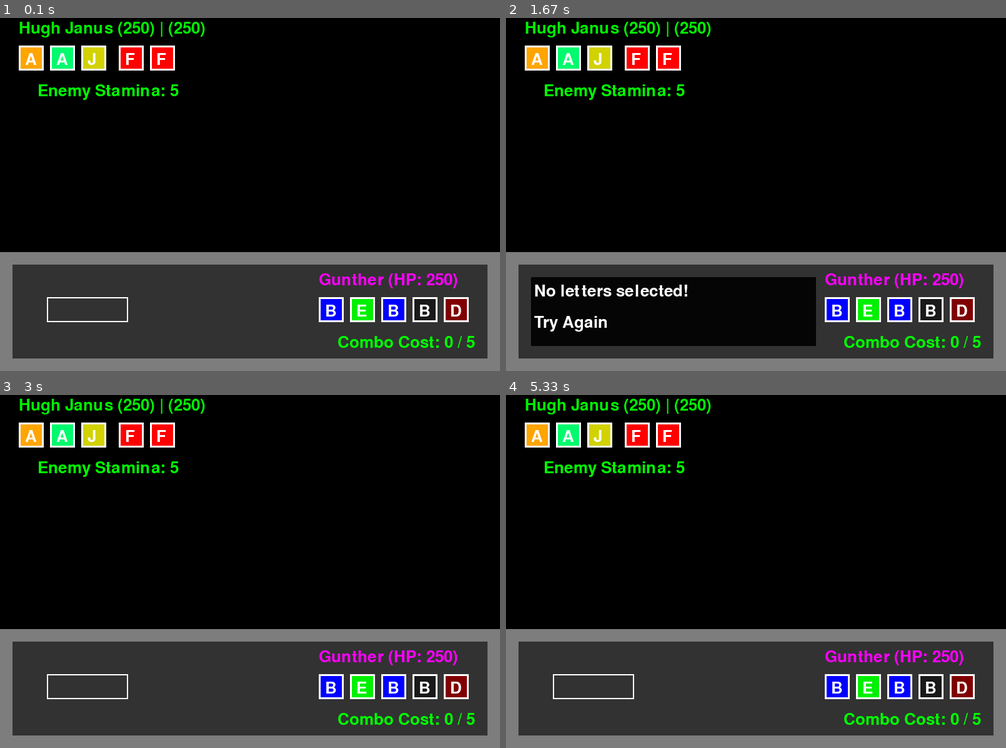
Above: before the commit, frames 1-4 (two rows, left to right).
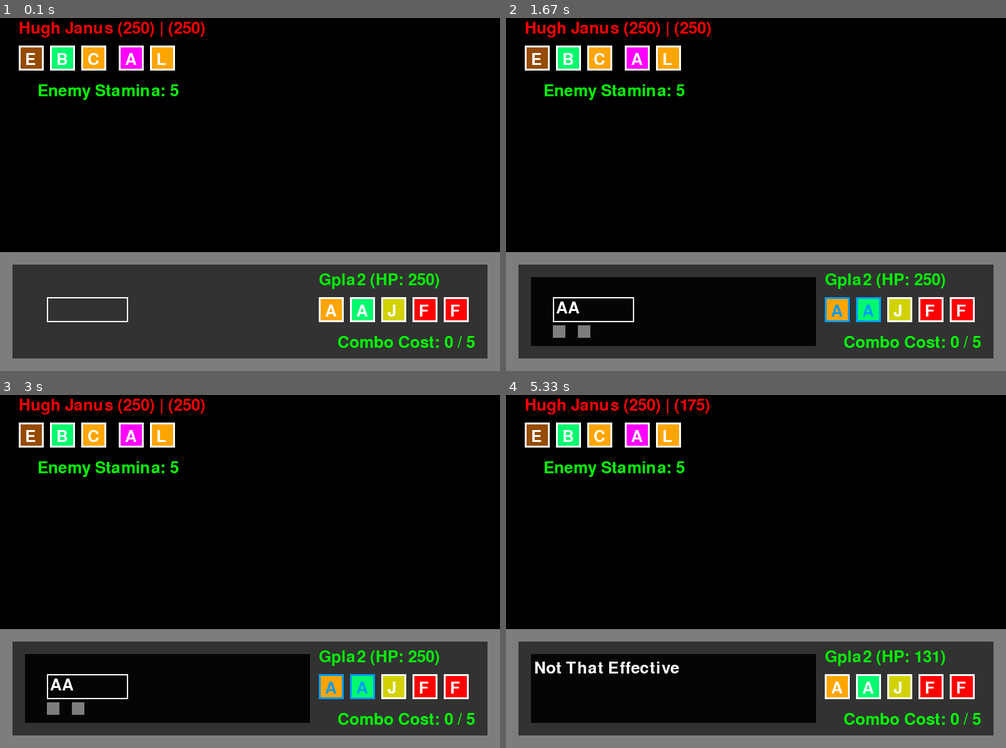
Above: after the commit, the same moments.

Repository: LWhite200/pygames
Game: pygame game, started from WordBound/WordBound.py
The game is run twice, just before and just after one commit, with the same random seed, the same clock (stepped at 60 frames per second) and the same inputs.
Inputs (mouse positions are in pixels of both pictures, inside the frame that each line leads up to):
- Up to frame 1 (0.1 s): no input
- Up to frame 2 (1.67 s): click "A" at 0.38 s; click "A" at 0.72 s; tap Enter at 1 s
- Up to frame 3 (3 s): tap Enter at 1.83 s
- Up to frame 4 (5.33 s): click (586, 709) at 3.22 s; tap Space at 4, 4.4, 4.7 s; click (636, 624) at 4.88 s; click (646, 493) at 5.22 s

The runs differ from the first frame. In frame 1, 3.5% of the frame differs, in the area x 3-94%, y 1-86%; in frame 2, 4.8%; in frame 3, 15%, in the area x 3-94%, y 1-93%; in frame 4, 15%.

Commit message:
Add files via upload

Diff:
--- a/WordBound/WordBound.py
+++ b/WordBound/WordBound.py
@@ -323,19 +323,52 @@
         pygame.draw.rect(screen, backColor if not SSC[2] else selectedColor, (secondStart, ipY + 45, 20, 20))
         pygame.draw.rect(screen, backColor if not SSC[3] else selectedColor, (secondStart + 40, ipY + 45, 20, 20))
 
-
-player1 = deity.Deity("Gunther", get_random_letters())
-player2 = None # copy.deepcopy(player1)
-#player1.letters = player1.letters[:3]
-#player2.letters = player2.letters[3:]
-
-enemy = deity.Deity("Hugh Janus", get_random_letters())
-enemy2 = copy.deepcopy(enemy)
-enemy.letters = enemy.letters[:3]
-enemy2.letters = enemy2.letters[3:]
+player1, player2 = None, None
+enemy, enemy2 = None, None
+playerTeam, enemyTeam = [], []
+
+def loadTeams():
+    global player1, player2, enemy, enemy2, playerTeam, enemyTeam
+
+    player1 = deity.Deity("Gunther", get_random_letters())
+    pD3 = deity.Deity("Gpla2", get_random_letters())
+    playerTeam = [player1, pD3]
+    print(f"playerTeam length: {len(playerTeam)} {playerTeam[1].name}")
+
+    enemy = deity.Deity("Hugh Janus", get_random_letters())
+    en2 = deity.Deity("en2", get_random_letters())
+    enemyTeam = [enemy, en2]
+    # split afterwards, may start split, but not right now
+    enemy2 = copy.deepcopy(enemy)
+    enemy.letters = enemy.letters[:3]
+    enemy2.letters = enemy2.letters[3:]
+
+def switch(isPlayer, newIdx):
+    global player1, player2, enemy, enemy2, playerTeam, enemyTeam
+
+    team = playerTeam if isPlayer else enemyTeam
+    person = player1 if isPlayer else enemy
+    person2 = player2 if isPlayer else enemy2
+
+    # Store combined stats before switching
+    if person2:
+        team[0].curHP = person.curHP + person2.curHP
+        team[0].comboStamina = person.comboStamina + person2.comboStamina
+
+    team[0], team[newIdx] = team[newIdx], team[0]
+
+    # Update global references
+    if isPlayer:
+        player1 = team[0]
+        player2 = None
+    else:
+        enemy = team[0]
+        enemy2 = None
 
 def main():
     global curDialog, SSC, player1, player2, enemy, enemy2
+    loadTeams()
+    switch(True, 1)
 
     running = True
     playerChoose = True
@@ -474,6 +507,7 @@
                         # probably not the best way
 
                         # check not None/null
+                        # perhaps check if .lets not null and contains 'a' or 'b'?????????
                         if ((not player1.lets or (SSC[0] or SSC[1])) and (not (player2 and player2.lets) or (SSC[2] or SSC[3]))):
                             if not (player2 and player2.lets) or (SSC[2] or SSC[3]):
                                 sideSelect = False
